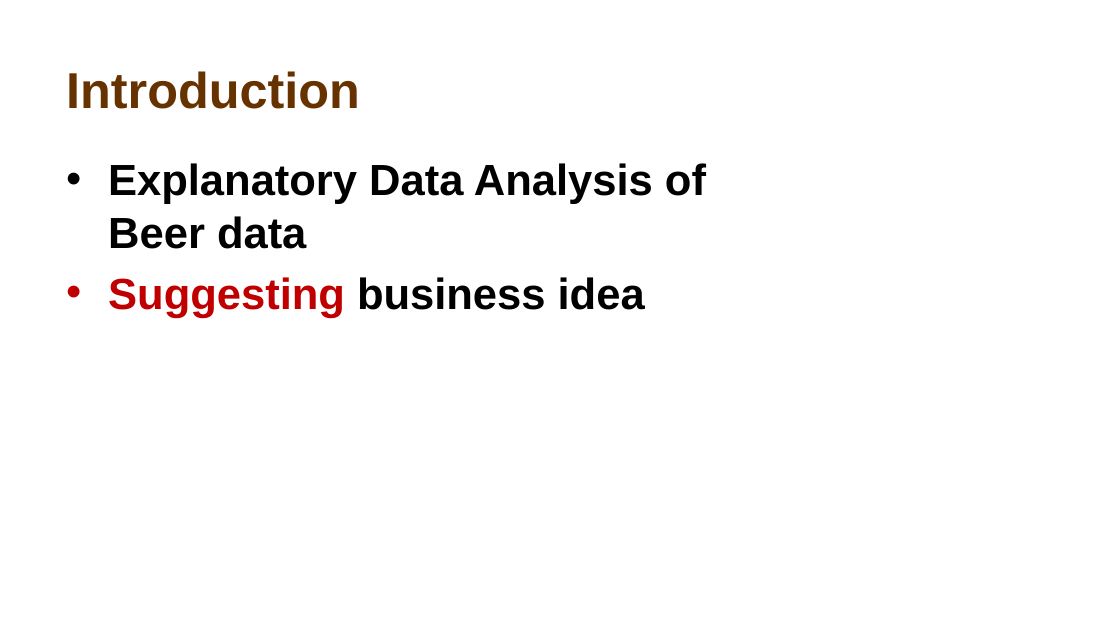
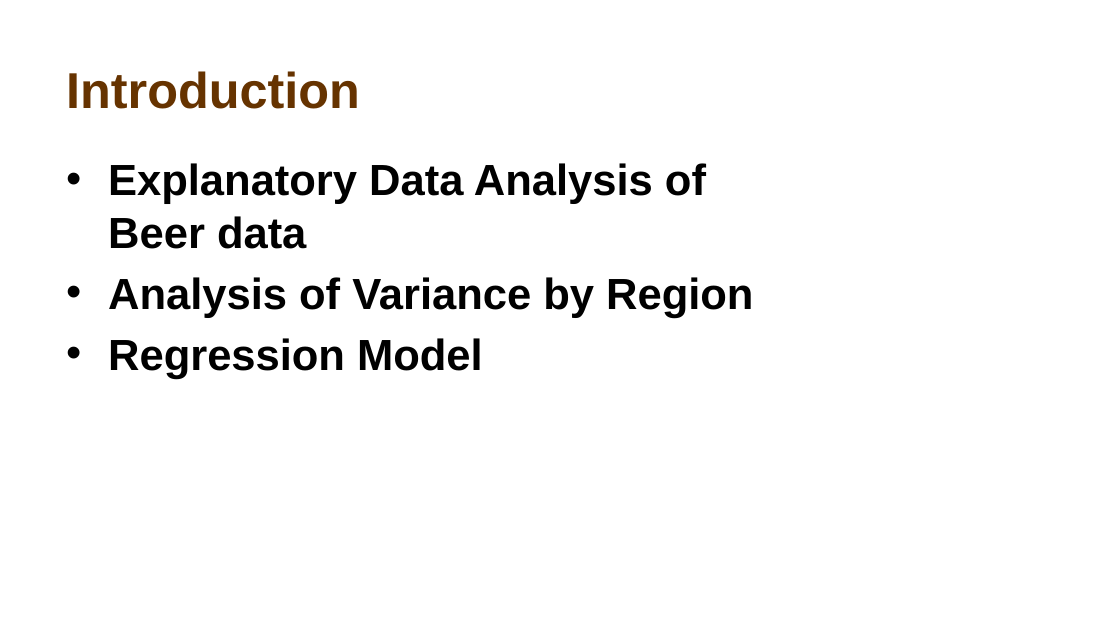
Before and after one commit to atiakor0/Beer_Study, a slide deck: slide 3 of Beer Study.pptx. Drawn at 1120x630 pixels with LibreOffice and Linux fonts; fonts in the diff are those of the drawing; background and template pictures are left out. Boxes give left, top, right and bottom in pixels: in the first picture for what was removed or moved away, otherwise in the second. Text is boxed around its words. In the diff, an @@ line names an element or a change of style, - is before the commit and + after.

Commit message:
final ppt

```diff
--- a/Beer Study.pptx
+++ b/Beer Study.pptx
@@ text at (x1=108, y1=277, x2=753, y2=379): text changed @@
-• Suggesting business idea
+• Analysis of Variance by Region
+• Regression Model
```
Also in this commit, not shown: 2 other slides changed, 2 slides added.
